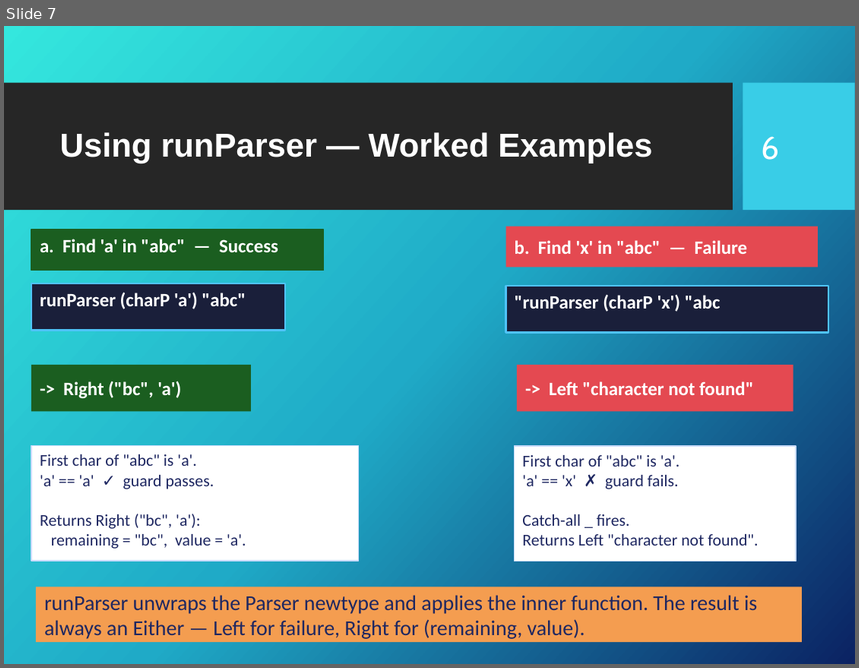
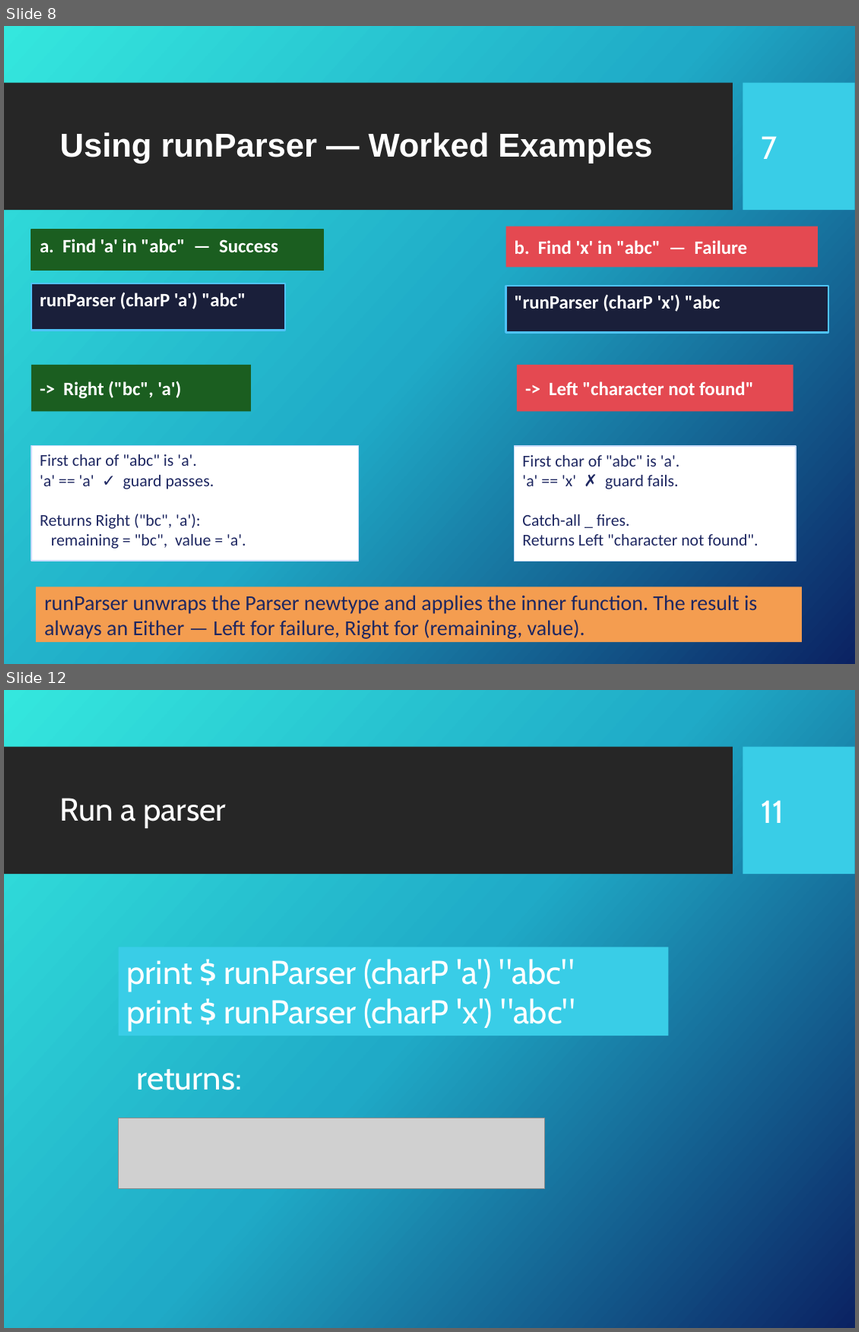
Before and after one commit to Fun-Prog-26/fun-prog-26, a slide deck: topic13-parsing/unit-13a-lectures/talk-1/a-parsers.pptx. Shown one above the other, each under a label of ours: slide 7 before the commit, slides 8 and 12 after it; the slides between them are not shown. The pictures are 859x668 and 859x1332 pixels, drawn with LibreOffice and Linux fonts; fonts in the diff are those of the drawing; grey boxes stand for pictures; background and template pictures are left out. Boxes give left, top, right and bottom in pixels: in the first picture for what was removed or moved away, otherwise in the second. Text is boxed around its words. In the diff, an @@ line names an element or a change of style, - is before the commit and + after.

```diff
--- a/topic13-parsing/unit-13a-lectures/talk-1/a-parsers.pptx
+++ b/topic13-parsing/unit-13a-lectures/talk-1/a-parsers.pptx
@@ slide 12 added at [4,690,855,1328], background picture (left out); not listed: 2 template elements that a slide beside it also shows @@
@@ title added at [60,798,226,828], 27 pt, text #FFFFFF @@
+Run a parser
@@ page number added at [762,800,785,823], 27 pt, text #FFFFFF @@
+11
@@ rectangle added at [119,947,669,1036], fill #39CDE7, 28 pt, text #FFFFFF @@
+print $ runParser (charP 'a') "abc"
+print $ runParser (charP 'x') "abc"
@@ text added at [137,1069,242,1091], 28 pt, text #FFFFFF @@
+returns:
@@ picture added at [119,1118,545,1189] @@
@@ what was slide 7 is now slide 8 @@
@@ page number at [762,136,778,159]: text changed @@
-6
+7
```
Also in this commit, not shown: 5 other slides added, 16 other files.
